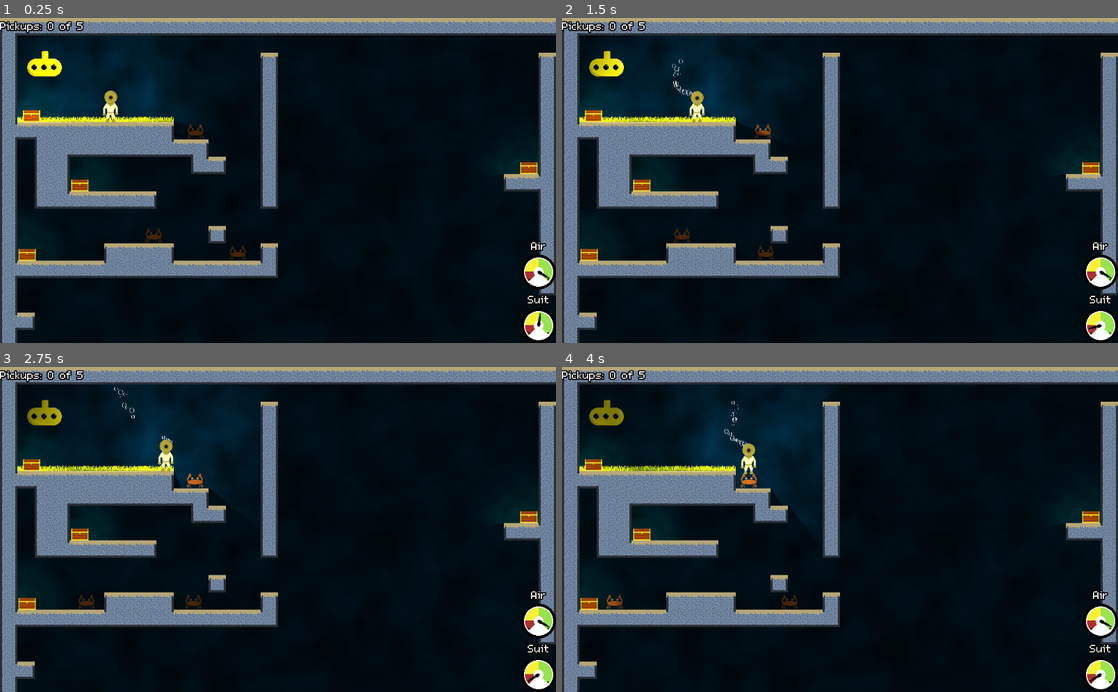
Above: before the commit, frames 1-4 (two rows, left to right).
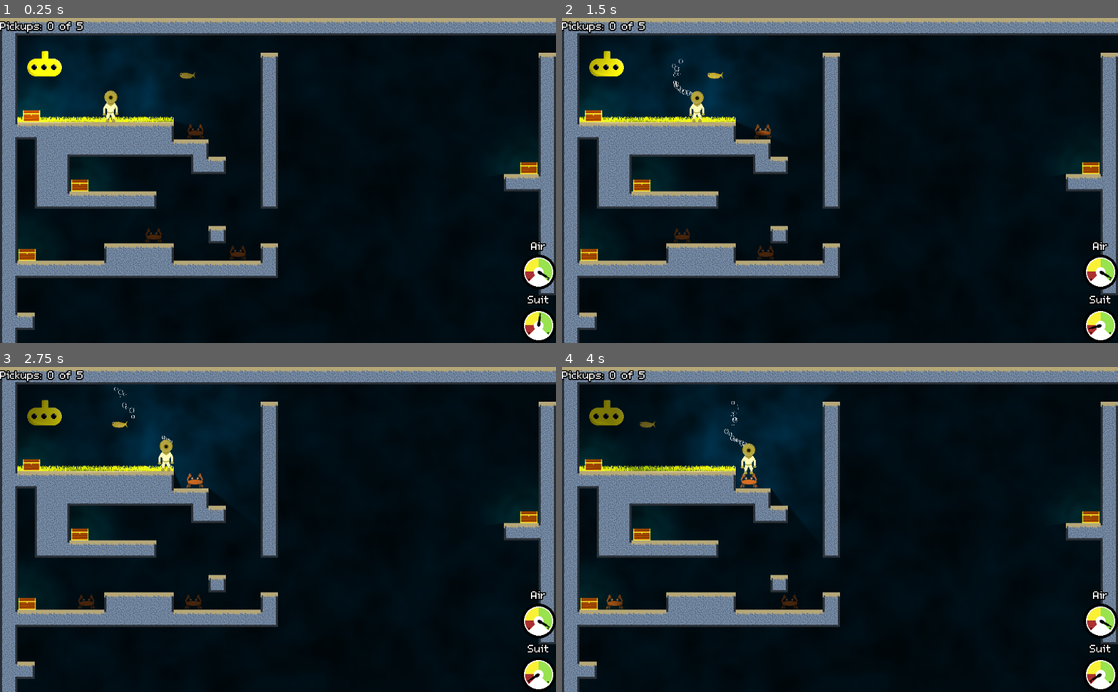
Above: after the commit, the same moments.

Repository: bengosney/diver
Game: Godot game, scene res://Main.tscn
Same seed, same stepped clock (60 frames per second), same inputs: the game is played once before the commit and once after it.
Inputs:
- Up to frame 1 (0.25 s): no input
- Up to frame 2 (1.5 s): hold Down (buoyancy_dec) 0.53-1.28 s; hold Right (walk_right) from 0.53 s (still down); tap Up (buoyancy_inc) at 1.35 s
- Up to frame 3 (2.75 s): release Right (walk_right) at 2.03 s; hold Left (walk_left) from 2.03 s (still down); hold Down (buoyancy_dec) from 2.03 s (still down)
- Up to frame 4 (4 s): release Left (walk_left) at 2.78 s; release Down (buoyancy_dec) at 2.78 s; hold Right (walk_right) from 2.78 s (still down); tap Up (buoyancy_inc) at 2.85 s; hold Down (buoyancy_dec) from 3.53 s (still down)

The runs differ from the first frame. In frame 1, less than 0.1% of the frame differs, in the area x 26-45%, y 16-75%; in frame 2, less than 0.1%; in frame 3, less than 0.1%; in frame 4, less than 0.1%, in the area x 7-43%, y 16-75%.

Commit message:
Puffer fish!

Diff:
--- a/Crab/Crab.tscn
+++ b/Crab/Crab.tscn
@@ -27,7 +27,6 @@
 [node name="AnimatedSprite" type="AnimatedSprite" parent="."]
 scale = Vector2( 0.5, 0.5 )
 frames = SubResource( 1 )
-frame = 1
 playing = true
 
 [node name="Body" type="CollisionShape2D" parent="."]
--- a/MainLevel/MainLevel.tscn
+++ b/MainLevel/MainLevel.tscn
@@ -6,6 +6,7 @@
 [ext_resource path="res://Crab/Crab.tscn" type="PackedScene" id=4]
 [ext_resource path="res://Chest/Chest.tscn" type="PackedScene" id=5]
 [ext_resource path="res://Grass/Grass.tscn" type="PackedScene" id=6]
+[ext_resource path="res://Puffer/Puffer.tscn" type="PackedScene" id=7]
 
 [sub_resource type="CanvasItemMaterial" id=3]
 blend_mode = 3
@@ -112,4 +113,7 @@
 [node name="Crab3" parent="Enemies" instance=ExtResource( 4 )]
 position = Vector2( 368, 95 )
 
+[node name="Puffer" parent="Enemies" groups=["enemies"] instance=ExtResource( 7 )]
+position = Vector2( 355, 42 )
+
 [connection signal="player_entered" from="Sub" to="." method="_on_Sub_player_entered"]
--- /dev/null
+++ b/Puffer/Puffer.gd
@@ -0,0 +1,61 @@
+extends KinematicBody2D
+
+signal hit_player(node, dammage)
+
+enum Directions { LEFT, RIGHT }
+
+export(Directions) var starting_direction = Directions.LEFT
+
+var gravity = 800
+var buoyancy = 800
+var speed = 50
+var acceleration = 0.25
+var friction = 0.01
+
+var velocity = Vector2.ZERO
+var direction = Directions.LEFT
+
+
+func _ready():
+	direction = starting_direction
+	_set_sprit_flip()
+
+
+func _set_sprit_flip():
+	$AnimatedSprite.set_flip_h(direction == Directions.LEFT)
+
+
+func turn_around():
+	if direction == Directions.LEFT:
+		direction = Directions.RIGHT
+	else:
+		direction = Directions.LEFT
+
+	_set_sprit_flip()
+
+
+func swim():
+	if is_on_wall():
+		turn_around()
+
+	var dir = 0
+	if direction == Directions.LEFT:
+		dir -= 1
+	if direction == Directions.RIGHT:
+		dir += 1
+
+	if dir != 0:
+		velocity.x = lerp(velocity.x, dir * speed, acceleration)
+	else:
+		velocity.x = lerp(velocity.x, 0, friction)
+
+
+func _physics_process(delta):
+	velocity.y += (gravity - buoyancy) * delta
+	velocity = move_and_slide(velocity, Vector2.UP)
+	swim()
+
+	for i in get_slide_count():
+		var collision = get_slide_collision(i)
+		if collision.collider.is_in_group("player"):
+			emit_signal("hit_player", collision, 5)
--- /dev/null
+++ b/Puffer/Puffer.tscn
@@ -0,0 +1,29 @@
+[gd_scene load_steps=6 format=2]
+
+[ext_resource path="res://assets/puffer/puffer_1.png" type="Texture" id=1]
+[ext_resource path="res://assets/puffer/puffer_2.png" type="Texture" id=2]
+[ext_resource path="res://Puffer/Puffer.gd" type="Script" id=3]
+
+[sub_resource type="SpriteFrames" id=1]
+animations = [ {
+"frames": [ ExtResource( 1 ), ExtResource( 2 ) ],
+"loop": true,
+"name": "default",
+"speed": 5.0
+} ]
+
+[sub_resource type="CapsuleShape2D" id=2]
+radius = 25.0
+height = 12.0
+
+[node name="Puffer" type="KinematicBody2D"]
+modulate = Color( 0.286275, 0.286275, 0.286275, 1 )
+scale = Vector2( 0.5, 0.5 )
+script = ExtResource( 3 )
+
+[node name="AnimatedSprite" type="AnimatedSprite" parent="."]
+frames = SubResource( 1 )
+
+[node name="CollisionShape2D" type="CollisionShape2D" parent="."]
+rotation = 1.5708
+shape = SubResource( 2 )
Not shown: 1 places in MainLevel/MainLevel.tscn that only renumber resources
Binary file added: assets/puffer/puffer_1.png
Not shown, added: assets/puffer/puffer_1.png.import
Binary file added: assets/puffer/puffer_2.png
Not shown, added: assets/puffer/puffer_2.png.import
Not shown, added: assets/puffer/puffer.pxo
